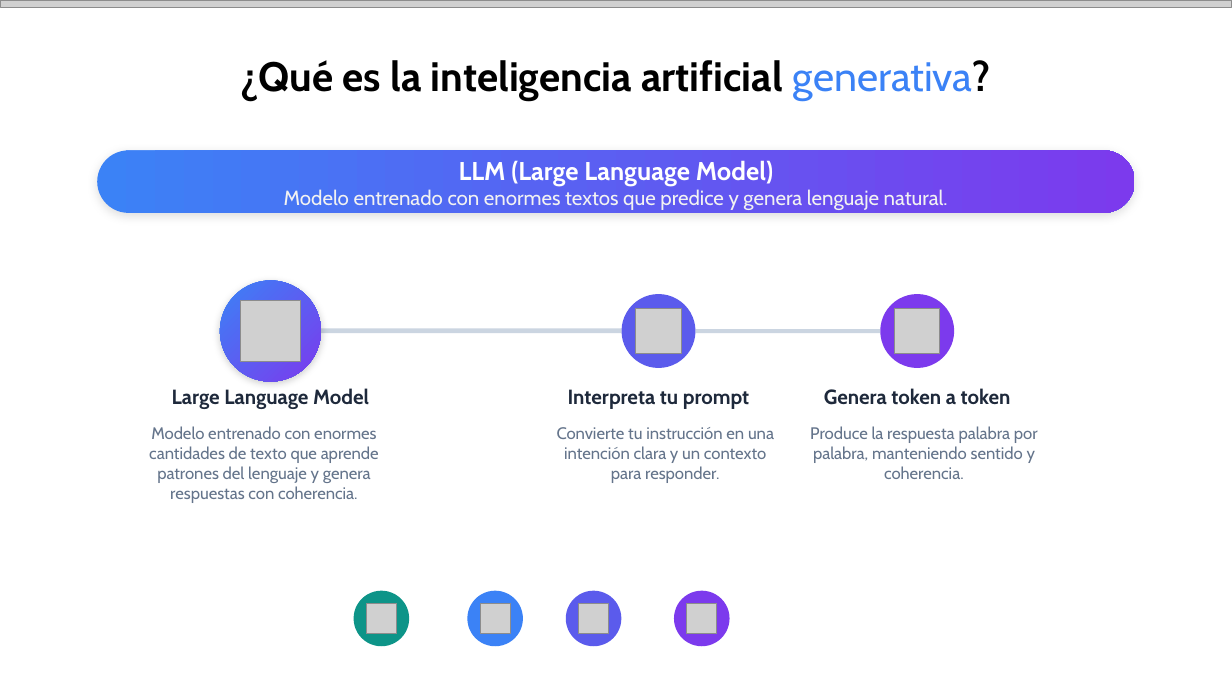
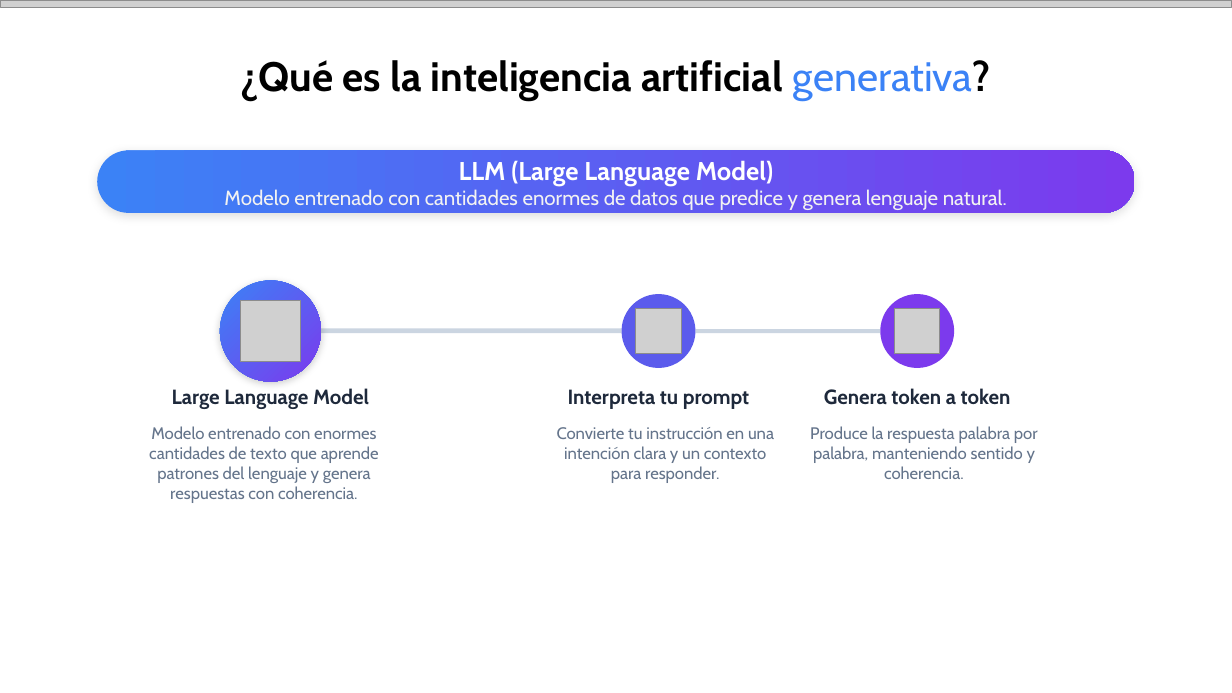
Before and after one commit to quizeth/Labs, a slide deck: slide 7 of IA y Copilot para business professionals/IA Generativa y Microsoft Copilot para profesionales.pptx. Drawn at 1232x693 pixels with LibreOffice and Linux fonts; fonts in the diff are those of the drawing; grey boxes stand for pictures. Boxes give left, top, right and bottom in pixels: in the first picture for what was removed or moved away, otherwise in the second. Text is boxed around its words. In the diff, an @@ line names an element or a change of style, - is before the commit and + after.

```diff
--- a/IA y Copilot para business professionals/IA Generativa y Microsoft Copilot para profesionales.pptx
+++ b/IA y Copilot para business professionals/IA Generativa y Microsoft Copilot para profesionales.pptx
@@ text at (224,189,1007,210): text changed @@
-Modelo entrenado con enormes textos que predice y genera lenguaje natural.
+Modelo entrenado con cantidades enormes de datos que predice y genera lenguaje natural.
@@ ellipse removed at (354,591,409,646) @@
@@ ellipse removed at (468,591,523,646) @@
@@ ellipse removed at (566,591,621,646) @@
@@ ellipse removed at (674,591,729,646) @@
@@ picture removed at (366,604,396,634) @@
@@ picture removed at (480,604,510,634) @@
@@ picture removed at (579,604,609,634) @@
@@ picture removed at (687,604,717,634) @@
```
Also in this commit, not shown: 8 other slides changed, 9 slides added, 2 slides removed.
